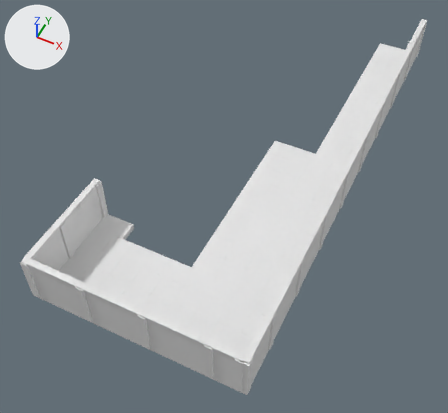
One commit to the glTF model game/assets/props/service_alley.glb: the scene before it, then after it.
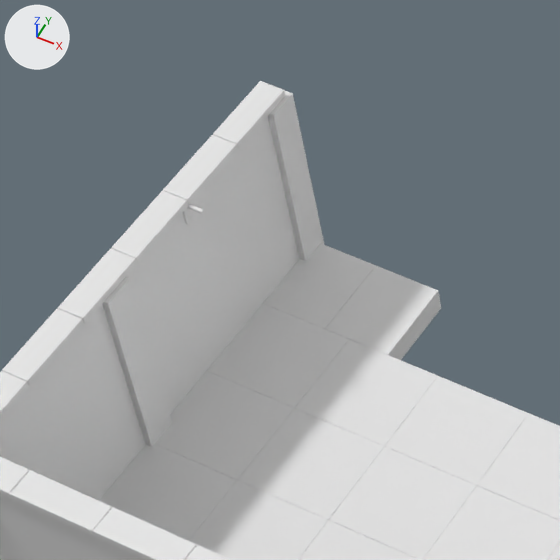
Each version appears first whole from a camera (50 mm lens) standing at (22.43, -25.16, 23.76) and looking at (12.35, -4.99, -1.46), and next in a close-up on the part from 8% to 36% of the width and 39% to 69% of the height. The axes (+X, +Y, +Z) are drawn at upper left. The lights are the same throughout. The last two pictures show the newer version. Vertices at exactly the same position are counted once.

The first close-up shows 'Brick', 'Coping', 'Paving' and 1 more.
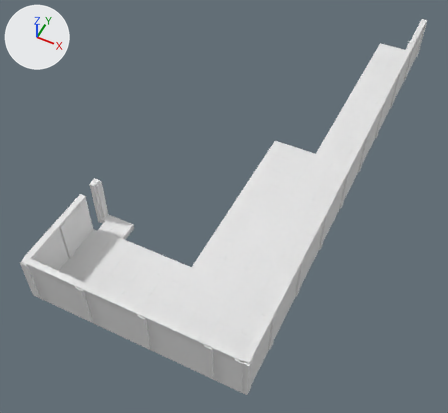
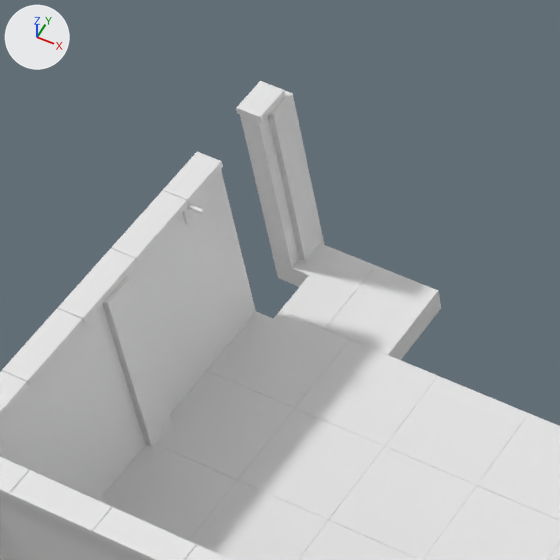
What differs and where, as boxes [x1, y1, x2, y2] in the close-ups (560 x 560 px; the box of a moved part takes in the faces that stretch with it):
```json
{"part": 1, "of": "me_cube_101", "change": "added", "after": [0, 115, 299, 500]}
{"part": 2, "of": "me_cube_102", "change": "cut back", "before": [164, 81, 285, 204], "after": [164, 81, 285, 204]}
{"part": 3, "of": "me_cube_001", "change": "moved or reshaped", "before": [208, 243, 438, 370], "after": [207, 243, 438, 408]}
```

Edits to the scene script, one JSON object a line:
```json
{"block": "me_cube_101", "where": "# used by ob_brick; location = (0.0, 0.0, 0.0)"}
{"op": "remove", "block": "me_cube_101", "code": "me_cube_101.from_pydata(...)  # 1030 vertices, 1980 faces; spans x 7.5..18.3, y -14.8..11.7, z -0.3..2.3"}
{"op": "add", "block": "me_cube_101", "code": "me_cube_101.from_pydata(...)  # 1038 vertices, 1992 faces; spans x 7.5..18.3, y -14.8..11.7, z -0.3..2.3"}
{"block": "me_cube_101", "change": "me_cube_101 part 1: 8 vertices added at x 7.6..7.8, y -10.4..-9.7, z -0.3..2.3"}
{"block": "me_cube_102", "where": "# used by ob_coping; location = (0.0, 0.0, 0.0)"}
{"op": "remove", "block": "me_cube_102", "code": "me_cube_102.from_pydata(...)  # 2464 vertices, 4752 faces; spans x 7.5..18.3, y -14.8..11.6, z 2.3..2.4"}
{"op": "add", "block": "me_cube_102", "code": "me_cube_102.from_pydata(...)  # 2432 vertices, 4688 faces; spans x 7.5..18.3, y -14.8..11.6, z 2.3..2.4"}
{"block": "me_cube_102", "change": "me_cube_102 part 2: 4 vertices moved from x 7.5..7.8, y -10.1, z 2.4 to x 7.5..7.8, y -9.7, z 2.4; 52 vertices removed from x 7.5..7.8, y -10.1, z 2.3..2.4; 20 vertices added at x 7.5..7.8, y -10.4..-9.7, z 2.3..2.4"}
{"block": "me_cube_001", "where": "# used by ob_paving; location = (0.0, 0.0, 0.0)"}
{"op": "remove", "block": "me_cube_001", "code": "me_cube_001.from_pydata(...)  # 5444 vertices, 10496 faces; spans x 7.8..18.0, y -14.5..11.6, z -0.3..0.0"}
{"op": "add", "block": "me_cube_001", "code": "me_cube_001.from_pydata(...)  # 5450 vertices, 10512 faces; spans x 7.8..18.0, y -14.5..11.6, z -0.3..0.0"}
{"block": "me_cube_001", "change": "me_cube_001 part 3: 2 vertices moved from x 7.8, y -10.3, z 0.0 to x 7.8..8.0, y -10.3..-9.7, z 0.0; 30 vertices removed from x 7.8, y -10.3, z -0.3..0.0; 36 vertices added at x 7.8..8.0, y -10.4..-9.7, z -0.3..0.0"}
```
